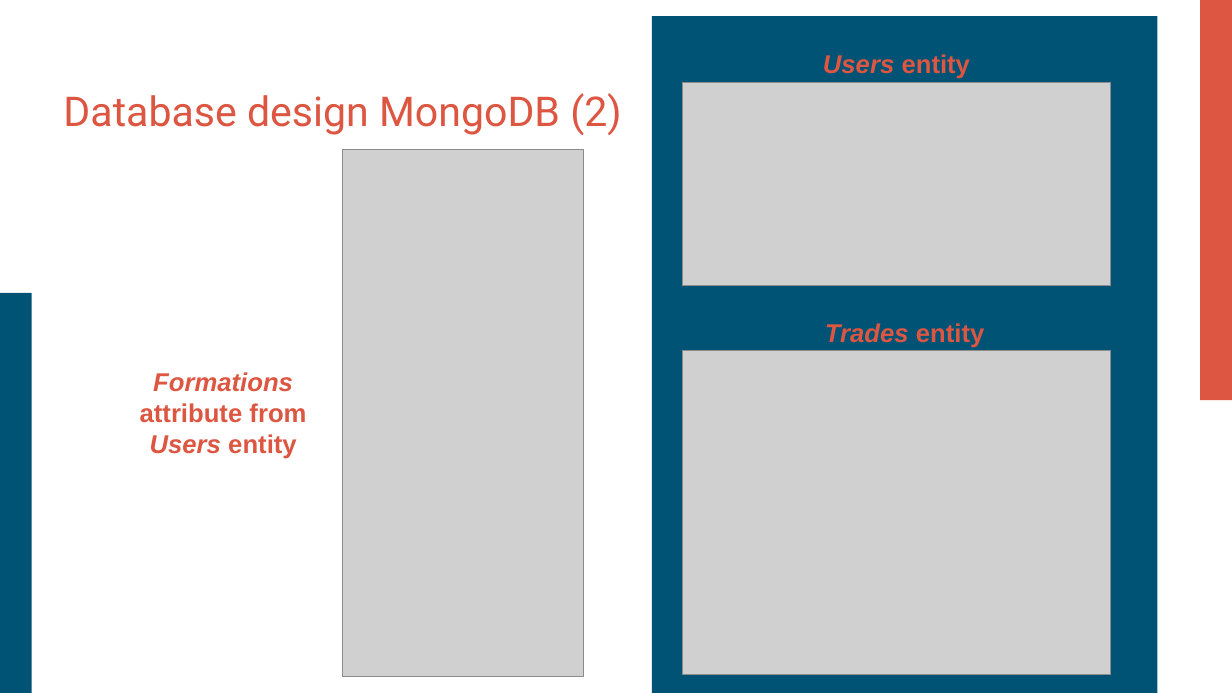
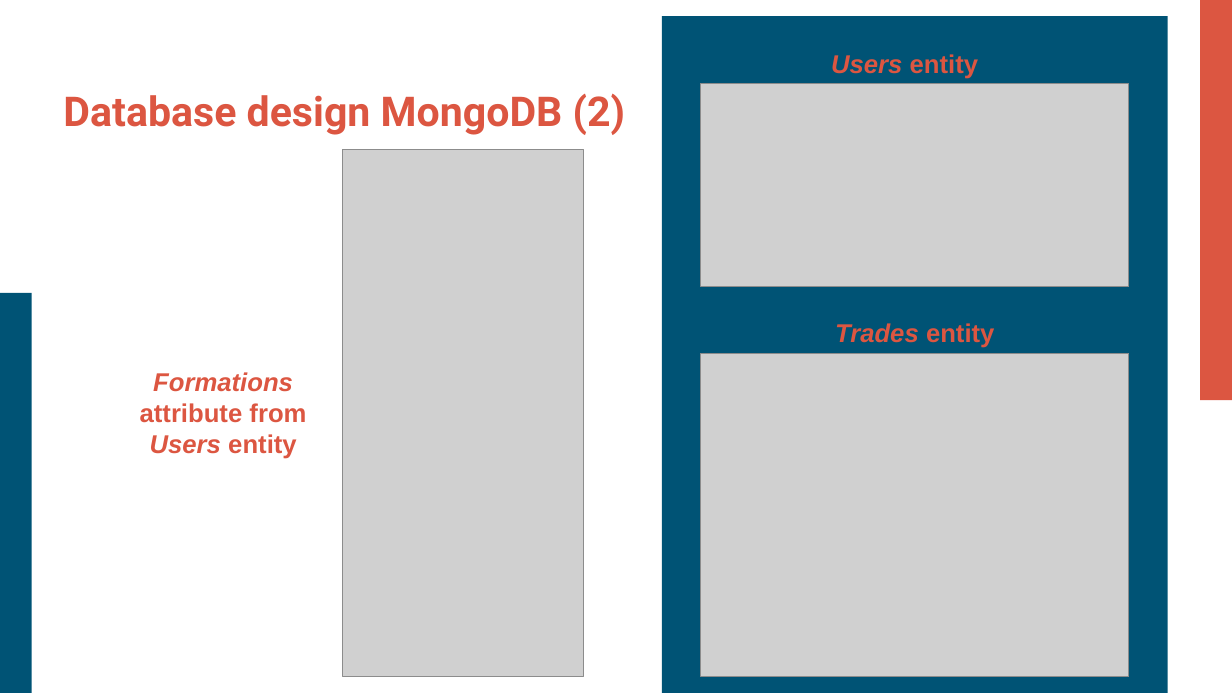
Before and after one commit to Plaza99/FantaManager, a slide deck: slide 7 of FantaManager-Presentation.pptx. Drawn at 1232x693 pixels with LibreOffice and Linux fonts; fonts in the diff are those of the drawing; grey boxes stand for pictures. Boxes give left, top, right and bottom in pixels: in the first picture for what was removed or moved away, otherwise in the second. Text is boxed around its words. In the diff, an @@ line names an element or a change of style, - is before the commit and + after.

```diff
--- a/FantaManager-Presentation.pptx
+++ b/FantaManager-Presentation.pptx
@@ 2 texts, 1 rectangle: place and size @@
-2 texts, 1 rectangle at bbox=[652, 17, 1157, 693]
+2 texts, 1 rectangle at bbox=[662, 17, 1167, 693]
@@ title "Database design MongoDB (2)" at bbox=[63, 94, 625, 135]: bold on @@
@@ picture: place and size @@
-picture at bbox=[682, 83, 1111, 287]
+picture at bbox=[701, 83, 1129, 287]
@@ picture: place and size @@
-picture at bbox=[682, 351, 1111, 675]
+picture at bbox=[701, 353, 1129, 677]
```
Also in this commit, not shown: 4 other slides changed, 7 slides added, 2 slides removed.
